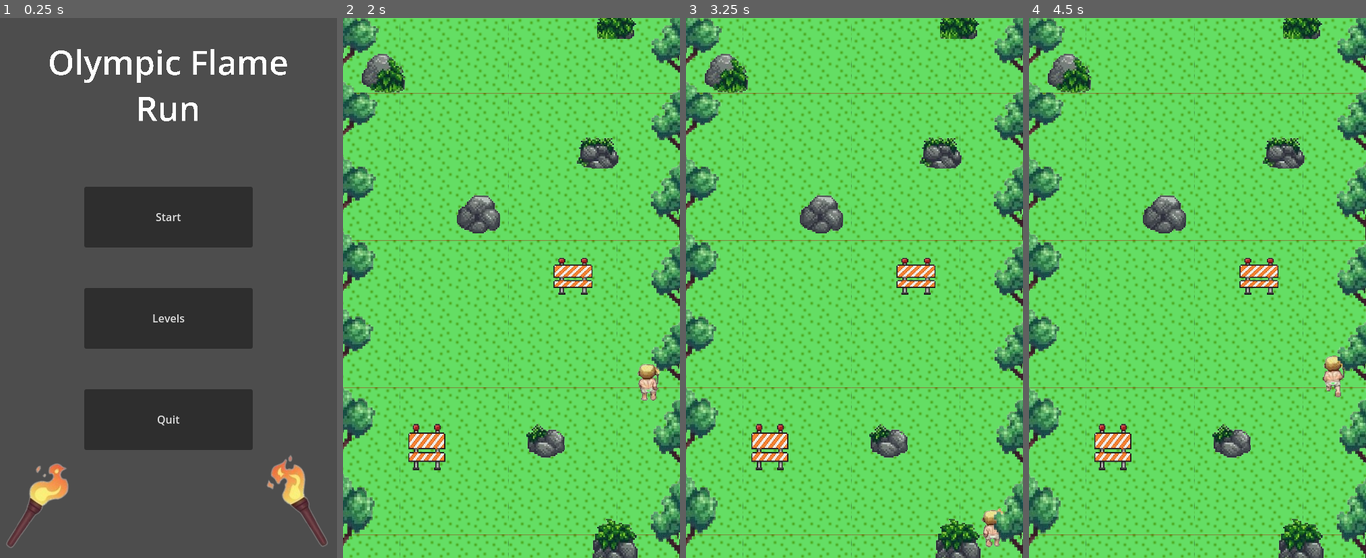
Above: before the commit, frames 1-4 (left to right).
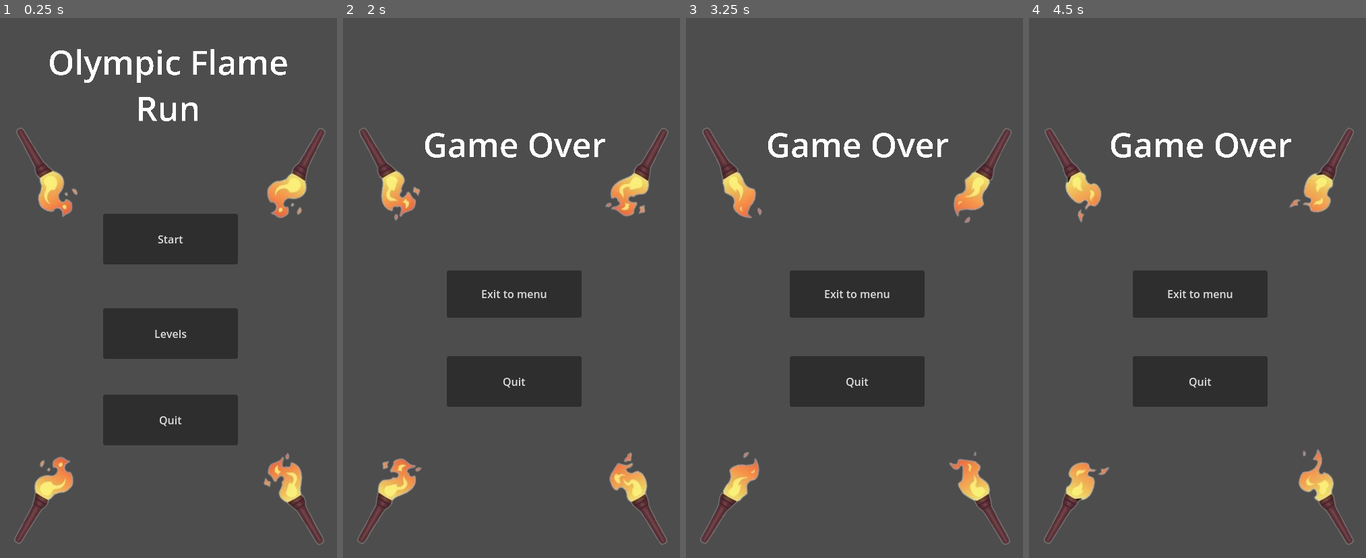
Above: after the commit, the same moments.

Repository: lxnbt/Olympic_Flame_JAM
Game: Godot game, scene res://menu.tscn
Same seed, same stepped clock (60 frames per second), same inputs: the game is played once before the commit and once after it.
Inputs:
- Up to frame 1 (0.25 s): no input
- Up to frame 2 (2 s): click "Start" at 0.5 s; hold D (move_right) from 1.28 s (still down)
- Up to frame 3 (3.25 s): release D (move_right) at 2.03 s; hold S (move_down) 2.03-2.78 s; hold D (move_right) from 2.78 s (still down)
- Up to frame 4 (4.5 s): release D (move_right) at 3.53 s; hold W (move_up) 3.53-4.28 s; hold A (move_left, bound only after the commit) from 4.28 s (still down)

The runs differ from the first frame. In frame 1, 13% of the frame differs, in the area x 1-98%, y 20-99%; in frame 2, 99%; in frame 3, 99%, in the area x 0-100%, y 0-100%; in frame 4, 99%.

Commit message:
Add game over + flames

Diff:
--- a/src/menu.tscn
+++ b/src/menu.tscn
@@ -15,26 +15,26 @@
 
 [node name="Start" type="Button" parent="."]
 layout_mode = 2
-offset_left = 125.0
-offset_top = 250.0
-offset_right = 375.0
-offset_bottom = 340.0
+offset_left = 153.0
+offset_top = 290.0
+offset_right = 353.0
+offset_bottom = 365.0
 text = "Start"
 
 [node name="Levels" type="Button" parent="."]
 layout_mode = 2
-offset_left = 125.0
-offset_top = 400.0
-offset_right = 375.0
-offset_bottom = 490.0
+offset_left = 153.0
+offset_top = 430.0
+offset_right = 353.0
+offset_bottom = 505.0
 text = "Levels"
 
 [node name="Quit" type="Button" parent="."]
 layout_mode = 2
-offset_left = 125.0
-offset_top = 550.0
-offset_right = 375.0
-offset_bottom = 640.0
+offset_left = 153.0
+offset_top = 558.0
+offset_right = 353.0
+offset_bottom = 633.0
 size_flags_vertical = 0
 text = "Quit"
 
--- a/src/project.godot
+++ b/src/project.godot
@@ -35,7 +35,7 @@
 }
 move_left={
 "deadzone": 0.5,
-"events": [Object(InputEventKey,"resource_local_to_scene":false,"resource_name":"","device":0,"window_id":0,"alt_pressed":false,"shift_pressed":false,"ctrl_pressed":false,"meta_pressed":false,"pressed":false,"keycode":0,"physical_keycode":81,"key_label":0,"unicode":0,"echo":false,"script":null)
+"events": [Object(InputEventKey,"resource_local_to_scene":false,"resource_name":"","device":0,"window_id":0,"alt_pressed":false,"shift_pressed":false,"ctrl_pressed":false,"meta_pressed":false,"pressed":false,"keycode":0,"physical_keycode":65,"key_label":0,"unicode":0,"echo":false,"script":null)
 ]
 }
 move_down={
--- /dev/null
+++ b/src/scenes/game_over.gd
@@ -0,0 +1,12 @@
+extends Control
+
+
+# Called when the node enters the scene tree for the first time.
+func _ready():
+	pass # Replace with function body.
+
+func _on_quit_pressed():
+	get_tree().quit()
+
+func _on_exit_menu_pressed():
+	get_tree().change_scene_to_file("res://menu.tscn")
--- /dev/null
+++ b/src/scenes/game_over.tscn
@@ -0,0 +1,42 @@
+[gd_scene load_steps=3 format=3 uid="uid://hg3y2oennvi8"]
+
+[ext_resource type="Script" path="res://scenes/game_over.gd" id="1_ckays"]
+[ext_resource type="PackedScene" uid="uid://2ggaj5d5x7x8" path="res://scenes/moving_flame.tscn" id="1_cmp5y"]
+
+[node name="GameOver" type="Control"]
+layout_mode = 3
+anchors_preset = 0
+script = ExtResource("1_ckays")
+
+[node name="Quit" type="Button" parent="."]
+layout_mode = 0
+offset_left = 154.0
+offset_top = 501.0
+offset_right = 354.0
+offset_bottom = 576.0
+text = "Quit"
+
+[node name="Exit_menu" type="Button" parent="."]
+layout_mode = 0
+offset_left = 154.0
+offset_top = 374.0
+offset_right = 354.0
+offset_bottom = 444.0
+text = "Exit to menu"
+
+[node name="Title" type="Label" parent="."]
+layout_mode = 0
+offset_left = 5.0
+offset_top = 88.0
+offset_right = 9985.0
+offset_bottom = 4048.0
+scale = Vector2(0.05, 0.05)
+theme_override_font_sizes/font_size = 1000
+text = "Game Over"
+horizontal_alignment = 1
+vertical_alignment = 1
+
+[node name="CharacterBody2D" parent="." instance=ExtResource("1_cmp5y")]
+
+[connection signal="pressed" from="Quit" to="." method="_on_quit_pressed"]
+[connection signal="pressed" from="Exit_menu" to="." method="_on_exit_menu_pressed"]
--- a/src/scenes/main_character.gd
+++ b/src/scenes/main_character.gd
@@ -17,4 +17,4 @@
 	position += Input.get_vector("move_left", "move_right", "move_up", "move_down") * SPEED * delta
 	var collision = move_and_collide(velocity * delta)
 	if collision:
-		print("I collided with ", collision.get_collider().name)
+		get_tree().change_scene_to_file("res://scenes/game_over.tscn")
--- a/src/scenes/moving_flame.tscn
+++ b/src/scenes/moving_flame.tscn
@@ -82,17 +82,35 @@
 
 [node name="CharacterBody2D" type="CharacterBody2D"]
 
+[node name="Flame4" type="AnimatedSprite2D" parent="."]
+position = Vector2(445, 224)
+rotation = -2.61799
+scale = Vector2(1.03616, 1.03642)
+skew = -0.0310714
+sprite_frames = SubResource("SpriteFrames_pxa1d")
+autoplay = "default"
+frame_progress = 0.888958
+
+[node name="Flame3" type="AnimatedSprite2D" parent="."]
+position = Vector2(60, 224)
+rotation = 2.63462
+scale = Vector2(1.00449, 1.03152)
+skew = -0.0153304
+sprite_frames = SubResource("SpriteFrames_pxa1d")
+autoplay = "default"
+frame_progress = 0.888958
+
 [node name="Flame1" type="AnimatedSprite2D" parent="."]
-position = Vector2(450, 723)
-rotation = -0.532114
+position = Vector2(445, 720)
+rotation = -0.523599
 scale = Vector2(1, 1.01786)
 sprite_frames = SubResource("SpriteFrames_pxa1d")
 autoplay = "default"
 frame_progress = 0.0996865
 
 [node name="Flame2" type="AnimatedSprite2D" parent="."]
-position = Vector2(51, 728)
-rotation = 0.578393
+position = Vector2(60, 720)
+rotation = 0.523599
 scale = Vector2(1, 1.01786)
 sprite_frames = SubResource("SpriteFrames_pxa1d")
 autoplay = "default"
